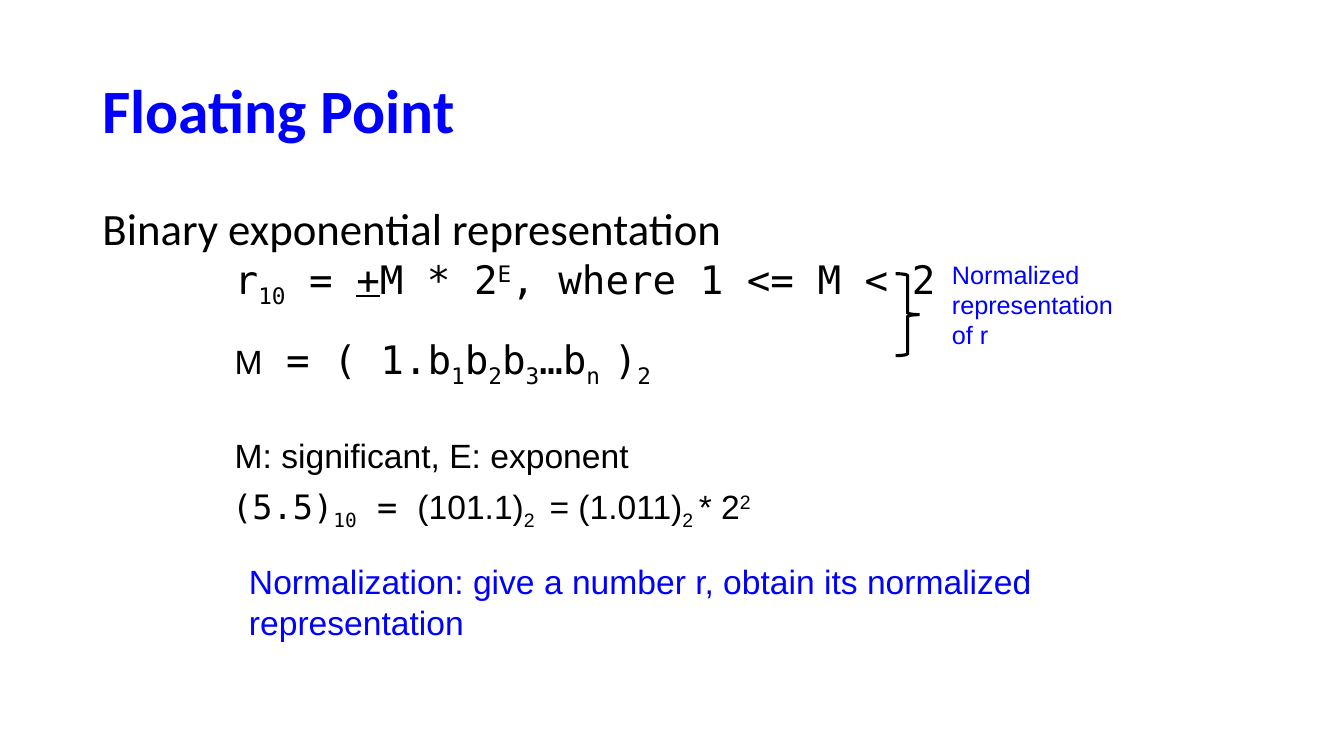
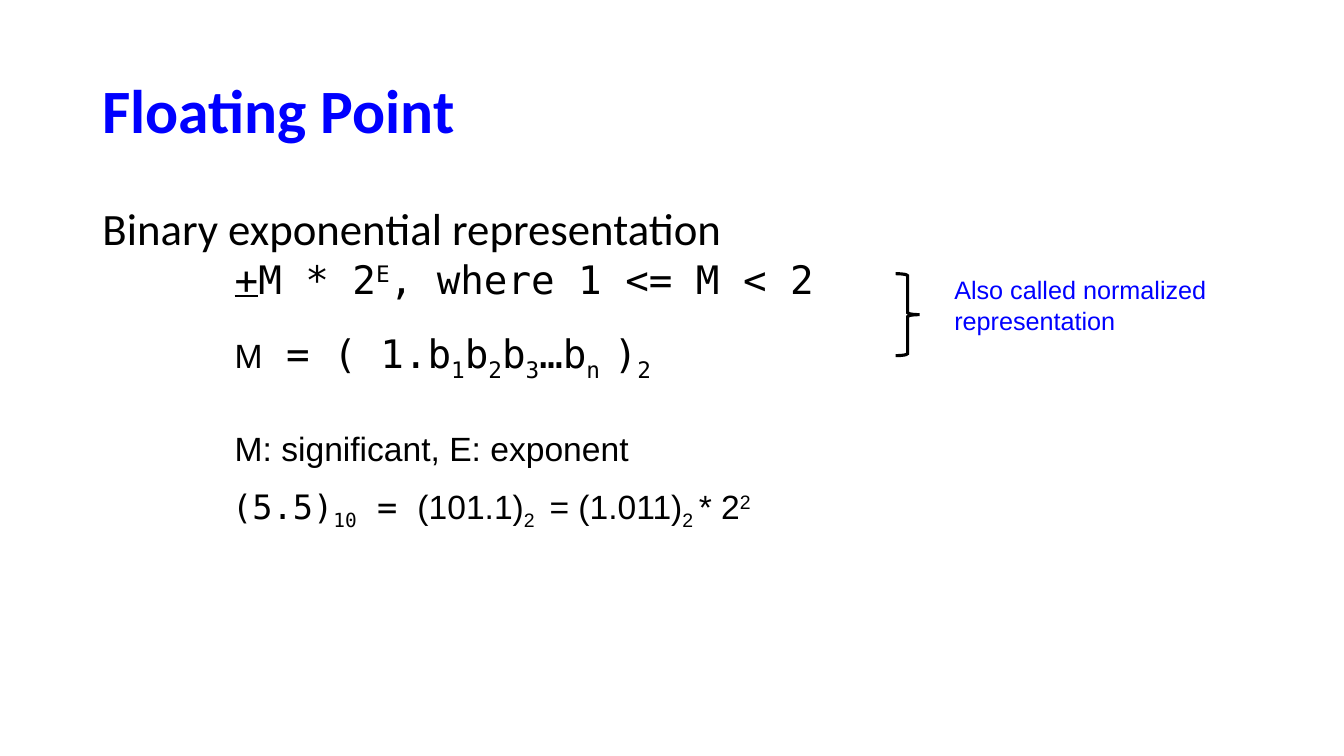
Before and after one commit to NYU-CSO/nyu-cso.github.io, a slide deck: slide 41 of notes/02-bits_bytes_int_cont.pptx (slide 42 before the commit). Drawn at 1344x756 pixels with LibreOffice and Linux fonts; fonts in the diff are those of the drawing. Boxes give left, top, right and bottom in pixels: in the first picture for what was removed or moved away, otherwise in the second. Text is boxed around its words. In the diff, an @@ line names an element or a change of style, - is before the commit and + after.

```diff
--- a/notes/02-bits_bytes_int_cont.pptx
+++ b/notes/02-bits_bytes_int_cont.pptx
@@ text at (235,264,814,297): text changed @@
-r10 = +M * 2E, where 1 <= M < 2
++M * 2E, where 1 <= M < 2
@@ text "Also called normalized": place and size @@
-text "Also called normalized" at (952,265,1113,345)
+text "Also called normalized" at (954,280,1206,335)
@@ text at (954,280,1206,300): text changed @@
-Normalized
+Also called normalized
@@ text at (952,325,988,345): paragraph removed @@
-of r
@@ text removed at (249,569,1031,642) @@
-Normalization: give a number r, obtain its normalized representation
```
Also in this commit, not shown: 13 other slides changed, 1 slide removed, 2 other files.
